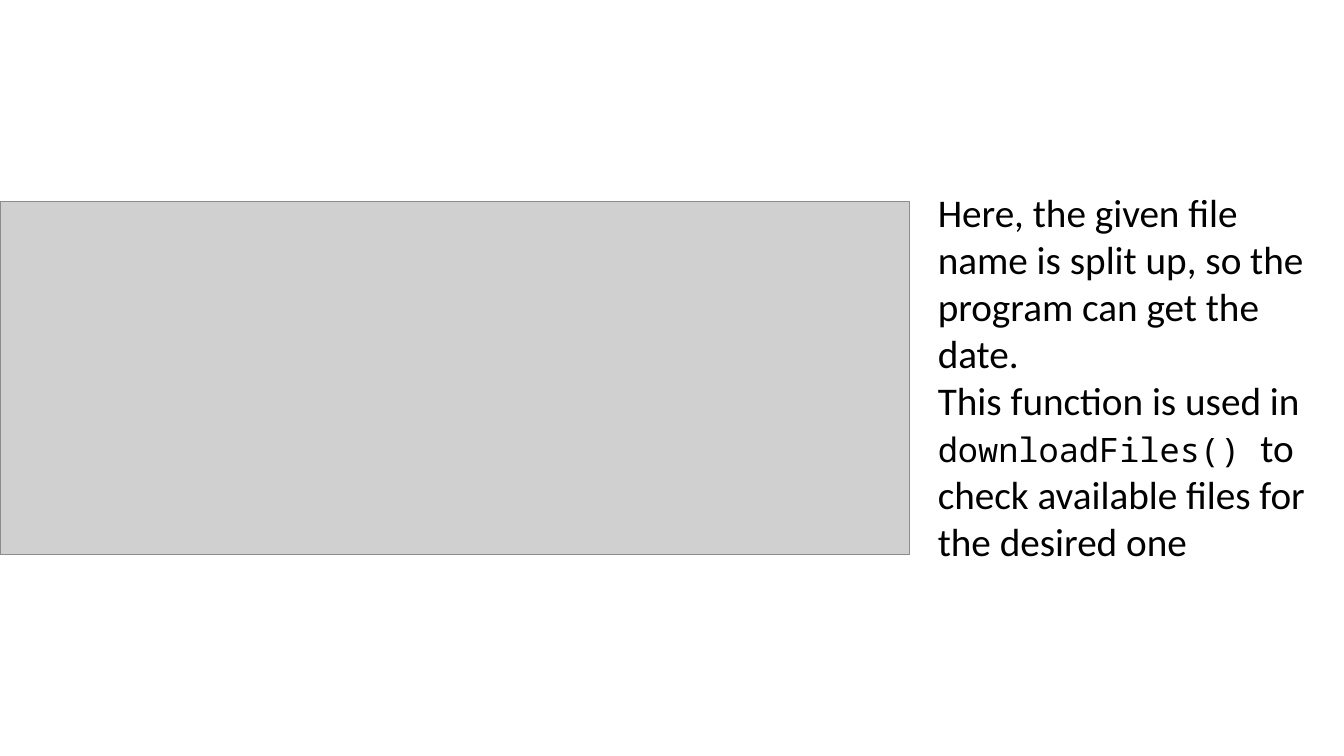
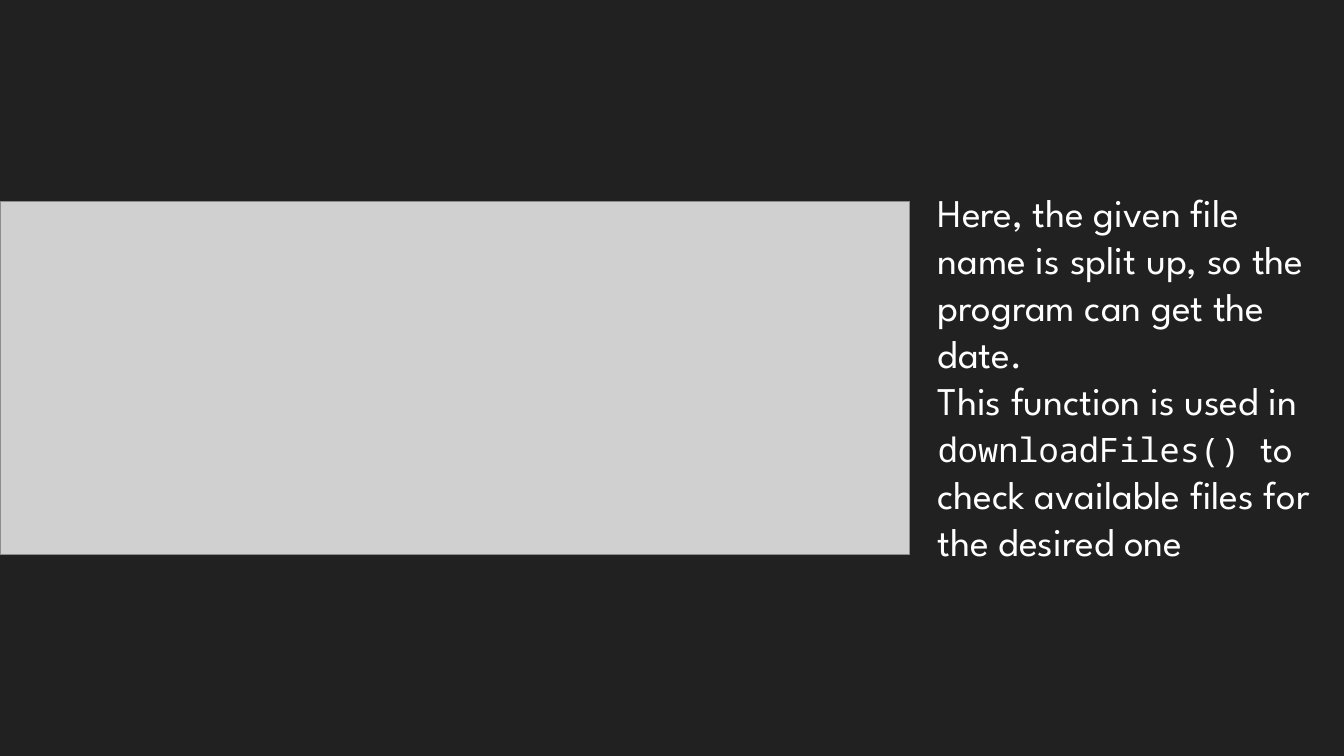
Before and after one commit to LittleDinoCake/CF-Project, a slide deck: slide 5 of Presentation.pptx. Drawn at 1344x756 pixels with LibreOffice and Linux fonts; fonts in the diff are those of the drawing; grey boxes stand for pictures. Boxes give left, top, right and bottom in pixels: in the first picture for what was removed or moved away, otherwise in the second. Text is boxed around its words. In the diff, an @@ line names an element or a change of style, - is before the commit and + after.

```diff
--- a/Presentation.pptx
+++ b/Presentation.pptx
@@ background #FFFFFF to #212121 @@
@@ text "Here, the given file name ..." at (938, 199, 1310, 557): font Calibri to League Spartan in "Here, the given file name is split ...", "This function is used in to check ..."; text colour #000000 to #FFFFFF @@
```
Also in this commit, not shown: 7 other slides changed, 6 slides added, 1 slide removed.
